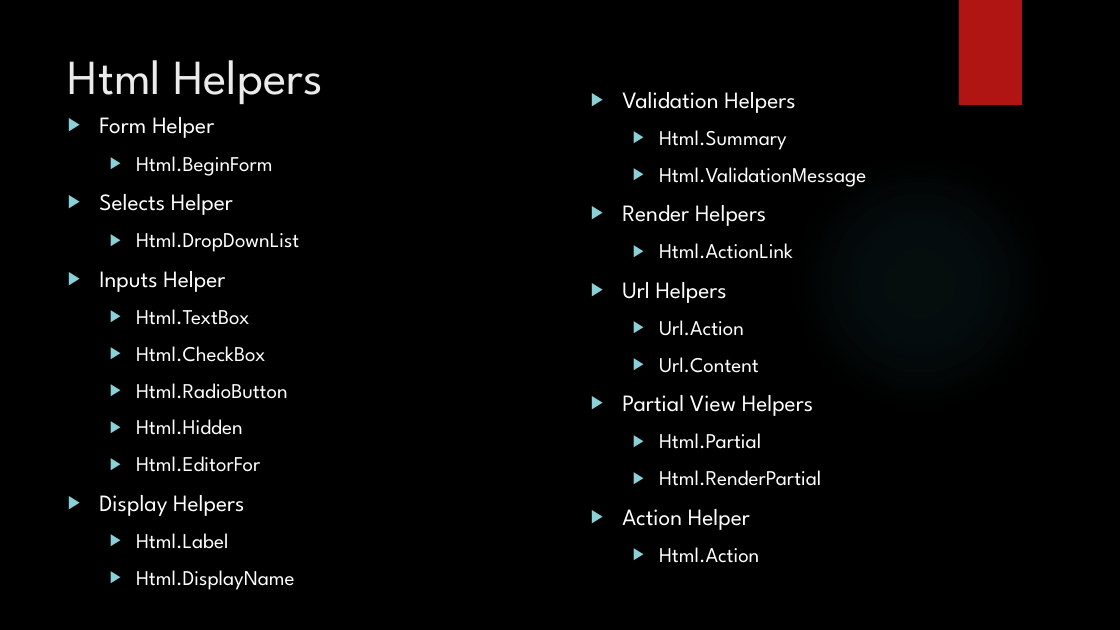
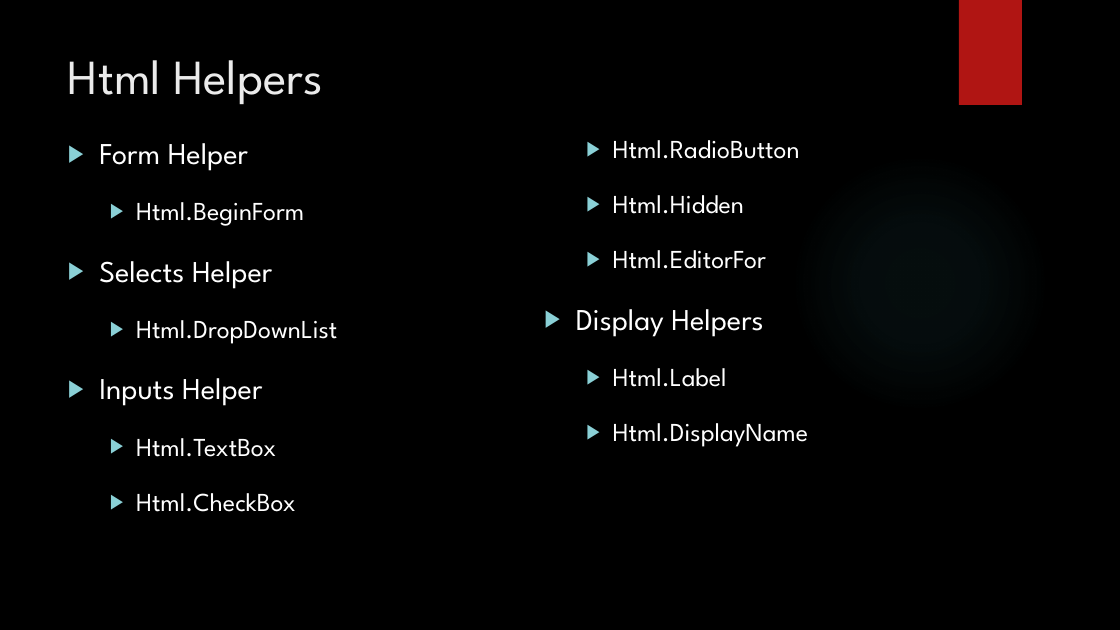
Before and after one commit to leolana/AspnetMvcLab, a slide deck: slide 15 of Presentation/AspNetMvc.pptx (slide 14 before the commit). Drawn at 1120x630 pixels with LibreOffice and Linux fonts; fonts in the diff are those of the drawing; background and template pictures are left out. Boxes give left, top, right and bottom in pixels: in the first picture for what was removed or moved away, otherwise in the second. Text is boxed around its words. In the diff, an @@ line names an element or a change of style, - is before the commit and + after.

```diff
--- a/Presentation/AspNetMvc.pptx
+++ b/Presentation/AspNetMvc.pptx
@@ text "Form Helper": place and size @@
-text "Form Helper" at (99,117,299,590)
+text "Form Helper" at (99,140,809,512)
@@ text "Form Helper" at (99,140,809,512): size 20 to 25.9 pt in "Form Helper", "Selects Helper", "Inputs Helper", "Display Helpers"; size 18 to 22.2 pt in "Html.BeginForm", "Html.DropDownList", "Html.TextBox", "Html.CheckBox" and 5 more places; line spacing 1 to 1.4; columns 1 to 2 @@
@@ text removed at (622,92,866,563) @@
-▶ Validation Helpers
-  ▶ Html.Summary
-  ▶ Html.ValidationMessage
-▶ Render Helpers
-  ▶ Html.ActionLink
-▶ Url Helpers
-  ▶ Url.Action
-  ▶ Url.Content
-▶ Partial View Helpers
-  ▶ Html.Partial
-  ▶ Html.RenderPartial
-▶ Action Helper
-  ▶ Html.Action
```
Also in this commit, not shown: 16 other slides changed, 4 slides added, 1 slide removed.
